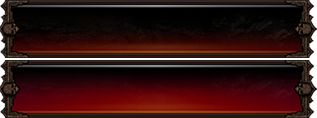
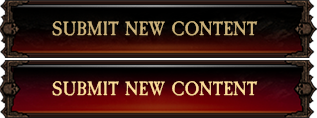
Layers edited between the first and the second 317x118 image:
added layer "hover CAPS" above "hover" over (52, 81, 258, 96)
added layer "default CAPS" (70%) above "default" over (52, 21, 258, 36)
